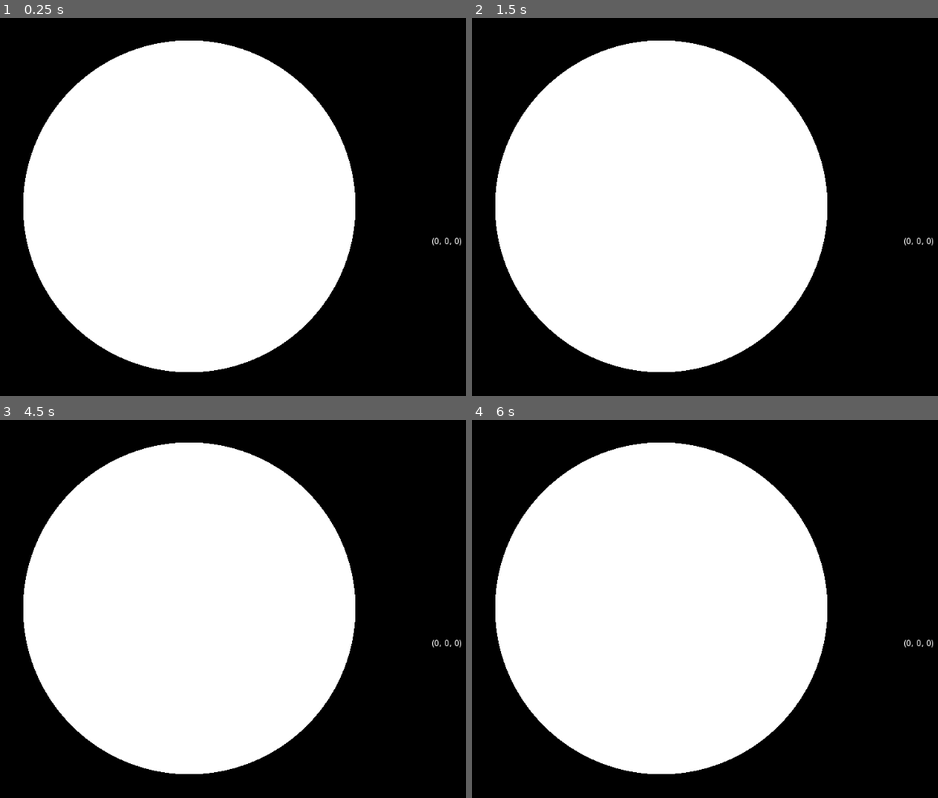
Above: before the commit, frames 1-4 (two rows, left to right).
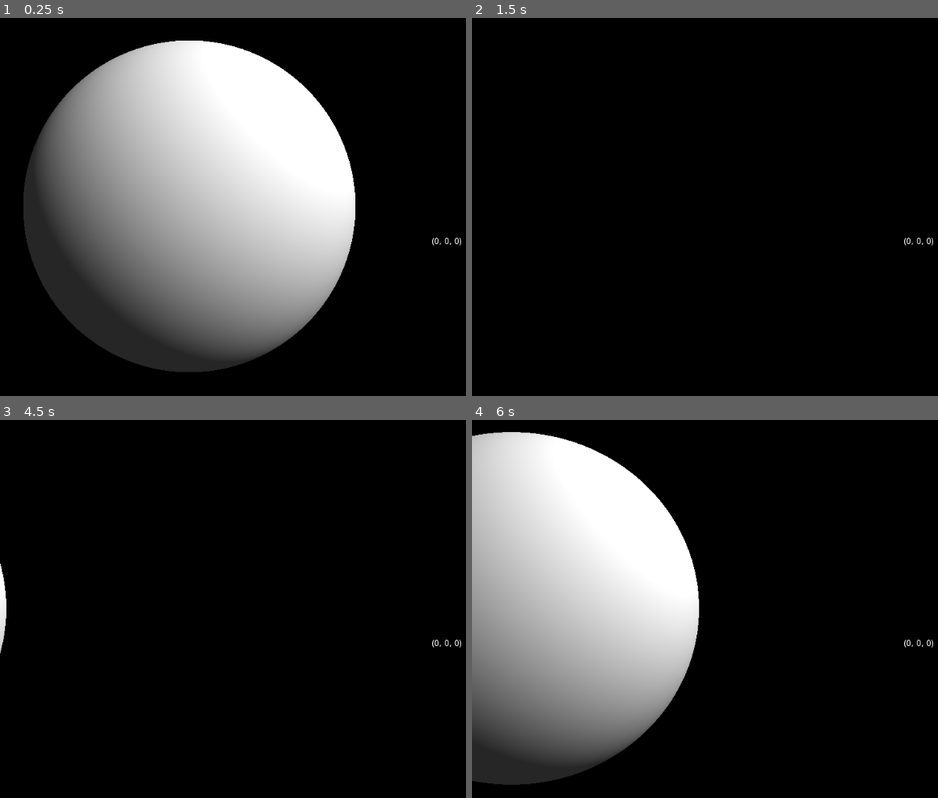
Above: after the commit, the same moments.

Repository: Castux/code-club
Game: Godot game, scene res://Raymarching/Raymarching.tscn
The game is run twice, just before and just after one commit, with the same random seed, the same clock (stepped at 60 frames per second) and the same inputs. This scene is started directly instead of the project's main scene.
Inputs:
- Up to frame 1 (0.25 s): no input
- Up to frame 2 (1.5 s): tap Enter at 0.5 s; hold Right 0.53-1.28 s; hold Q 0.53-1.28 s; hold Down from 1.28 s (still down); tap Q at 1.35 s
- Up to frame 3 (4.5 s): tap Space at 2, 3.5 s; release Down at 2.03 s; hold Right 2.03-2.78 s; hold Q 2.03-2.78 s; tap Enter at 2.75, 4.25 s; hold Up 2.78-3.53 s; tap Q at 2.85, 4.35 s; hold Q 3.53-4.28 s; hold Left from 3.53 s (still down)
- Up to frame 4 (6 s): release Left at 5.03 s; hold Down 5.03-5.78 s; hold Q 5.03-5.78 s; tap Space at 5.75 s; hold Right from 5.78 s (still down); tap Q at 5.85 s

The runs differ from the first frame. In frame 1, 38% of the frame differs, in the area x 5-77%, y 5-94%; in frame 2, 49%; in frame 3, 50%; in frame 4, 52%, in the area x 0-77%, y 3-97%.

Commit message:
Shading!

Diff:
--- a/shadertoys/Raymarching/Raymarching.gd
+++ b/shadertoys/Raymarching/Raymarching.gd
@@ -3,6 +3,7 @@
 var position = Vector3(0,0,0)
 var direction = Vector3(0,0,-1);
 var speed = 2
+var rotSpeed = 2 * PI * 0.25
 
 # Called when the node enters the scene tree for the first time.
 func _ready():
@@ -26,6 +27,12 @@
 	if(Input.is_key_pressed(KEY_D)):
 		position += right * speed * delta
 
+	if(Input.is_key_pressed(KEY_LEFT)):
+		direction = direction.rotated(Vector3.UP, rotSpeed * delta)
+
+	if(Input.is_key_pressed(KEY_RIGHT)):
+		direction = direction.rotated(Vector3.UP, -rotSpeed * delta)
+
 	$OutputLabel.text = str(position)
 	$Canvas.material.set_shader_param("position", position)
 	$Canvas.material.set_shader_param("direction", direction)
--- a/shadertoys/Raymarching/Raymarching.shader
+++ b/shadertoys/Raymarching/Raymarching.shader
@@ -13,6 +13,22 @@
 float distanceFunction(vec3 pos)
 {
 	return sphere(pos, vec3(0,0,-5), 2);
+}
+
+float plane(vec3 pos, vec3 normal, float offset)
+{
+	return dot(pos, normal) - offset;
+}
+
+vec3 gradient(vec3 pos)
+{
+	float eps = 0.001;
+
+	float dx = distanceFunction(pos + vec3(eps,0,0)) - distanceFunction(pos - vec3(eps,0,0));
+	float dy = distanceFunction(pos + vec3(0,eps,0)) - distanceFunction(pos - vec3(0,eps,0));
+	float dz = distanceFunction(pos + vec3(0,0,eps)) - distanceFunction(pos - vec3(0,0,eps));
+
+	return vec3(dx,dy,dz)/(2.0*eps);
 }
 
 vec3 march(vec3 start, vec3 ray, float precision, int maxIter, out bool maxedOut)
@@ -35,6 +51,8 @@
 	return pos;
 }
 
+uniform float ambiant = 0.15;
+
 void fragment()
 {
 	vec3 up = vec3(0,1,0);
@@ -55,6 +73,16 @@
 	}
 	else
 	{
-		COLOR = vec4(1,1,1,1);
+		vec3 grad = normalize(gradient(intersection));
+		float shade = dot(normalize(grad), normalize(vec3(1,1,1)));
+
+		if(shade < 0.0)
+		{
+			shade = 0.0;
+		}
+
+		shade += ambiant;
+
+		COLOR = vec4(shade,shade,shade,1);
 	}
 }
--- a/shadertoys/Raymarching/Raymarching.tscn
+++ b/shadertoys/Raymarching/Raymarching.tscn
@@ -8,6 +8,7 @@
 shader_param/position = null
 shader_param/direction = null
 shader_param/fov = 1.0
+shader_param/ambiant = 0.15
 
 [node name="Raymarching" type="Control"]
 anchor_right = 1.0
